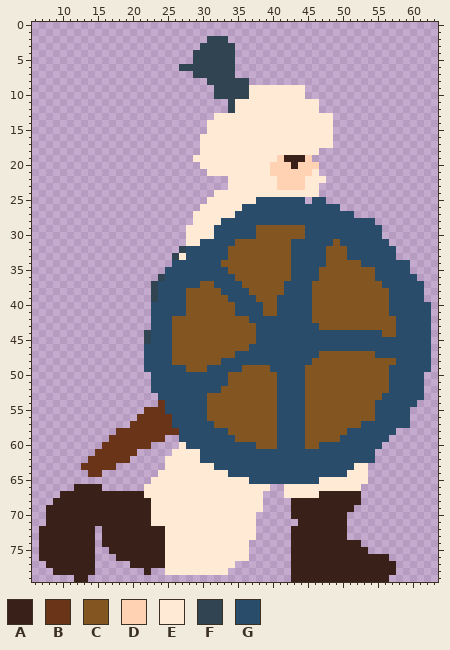
Edited in one commit: sprite sheet (data/gui/enemy3.png). The first picture shows the starting point.
The file is 80x80 pixels. Shown: x 6..63, y 0..79.
Palette (. is transparent): A #392018  B #6a3418  C #835520  D #ffd2b4  E #ffead5  F #314452  G #294c6a
Pixels before (only the part around the change), first column x 16:
 6 ...........FFFFFFFF........................
 7 .............FFFFFF........................
 8 ...............FFFFFF......................
 9 ................FFFFFEEEEEEEE..............
10 ................FFFFFEEEEEEEE..............
11 ..................FEEEEEEEEEEEE............
12 ..................FEEEEEEEEEEEE............
13 ................EEEEEEEEEEEEEEEEE..........
14 ...............EEEEEEEEEEEEEEEEEE..........
15 ...............EEEEEEEEEEEEEEEEEE..........
16 ..............EEEEEEEEEEEEEEEEEEE..........
17 ..............EEEEEEEEEEEEEEEEEEE..........
18 ..............EEEEEEEEEEEEEEEEE............
19 .............EEEEEEEEEEEEDAAAD.............
20 ..............EEEEEEEEEEDDDADDD............
21 ...............EEEEEEEEEDDDDDDE............
22 ..................EEEEEEEDDDDEEE...........
23 ..................EEEEEEEDDDDEE............
24 ................EEEEEEEEEEEEEEE............
25 ...............EEEEEEEGGGGGGG.GG...........
26 ..............EEEEEEGGGGGGGGGGGGGG.........
27 .............EEEEEEGGGGGGGGGGGGGGGGG.......
28 .............EEEEGGGGGGGGGGGGGGGGGGGGGG....
29 ............EEEEGGGGGGCCCCCCCGGGGGGGGGGG...
30 ............EEEEGGGGGGCCCCCCCGGGGGGGGGGG...
31 ............EEGGGGGCCCCCCCCGGGGGGCGGGGGGG..
32 ...........FGGGGGGCCCCCCCCCGGGGGCCCGGGGGGG.
33 ..........FEGGGGGGCCCCCCCCCGGGGGCCCGGGGGGG.
34 ..........GGGGGGGCCCCCCCCCCGGGGGCCCCCGGGGGG
35 .........GGGGGGGGGCCCCCCCCCGGGGCCCCCCCCGGGG
36 ........FGGGGGGGGGGCCCCCCCCGGGGCCCCCCCCGGGG
37 .......FGGGGGGCCGGGGCCCCCCGGGGCCCCCCCCCCGGG
38 .......FGGGGCCCCCGGGGCCCCCGGGGCCCCCCCCCCCGG
39 .......FGGGGCCCCCCGGGGCCCGGGGGCCCCCCCCCCCGG
40 .......GGGGGCCCCCCCGGGGCCGGGGGCCCCCCCCCCCGG
41 .......GGGGGCCCCCCCGGGGCCGGGGGCCCCCCCCCCCGG
42 .......GGGCCCCCCCCCCCGGGGGGGGGCCCCCCCCCCCCG
43 .......GGGCCCCCCCCCCCCGGGGGGGGGCCCCCCCCCCCG
44 ......FGGGCCCCCCCCCCCCGGGGGGGGGGGGGGGGGGCCG
45 ......FGGGCCCCCCCCCCCCGGGGGGGGGGGGGGGGGGGGG
46 ......GGGGCCCCCCCCCCCGGGGGGGGGGGGGGGGGGGGGG
47 ......GGGGCCCCCCCCCGGGGGGGGGGGGCCCCCCCCGGGG
48 ......GGGGCCCCCCCGGGGGGGGGGGGGCCCCCCCCCCCCG
49 ......GGGGGGCCCGGGGGCCCCGGGGGCCCCCCCCCCCCGG
50 .......GGGGGGGGGGGCCCCCCCGGGGCCCCCCCCCCCCGG
51 .......GGGGGGGGGGGCCCCCCCGGGGCCCCCCCCCCCCGG
52 .......GGGGGGGGGGCCCCCCCCGGGGCCCCCCCCCCCCGG
53 ........GGGGGGGCCCCCCCCCCGGGGCCCCCCCCCCCGGG
54 ........BGGGGGGCCCCCCCCCCGGGGCCCCCCCCCCGGGG
55 ......BBBGGGGGGCCCCCCCCCCGGGGCCCCCCCCCCGGGG
56 .....BBBBBGGGGGCCCCCCCCCCGGGGCCCCCCCCCCGGGG
57 ....BBBBBBGGGGGGCCCCCCCCCGGGGCCCCCCCCGGGGGG
58 ..BBBBBBBBBGGGGGGGCCCCCCCGGGGCCCCCCGGGGGGG.
59 .BBBBBBBB..GGGGGGGGCCCCCCGGGGCCCCCGGGGGGG..
60 BBBBBBB....EGGGGGGGGGGCCCGGGGCCGGGGGGGGG...
61 BBBBB.....EEEEGGGGGGGGGGGGGGGGGGGGGGGGG....
62 BBBB.....EEEEEGGGGGGGGGGGGGGGGGGGGGGGGG....
63 BB.......EEEEEEEGGGGGGGGGGGGGGGGGGGGEE.....
64 ........EEEEEEEEEEGGGGGGGGGGGGGGGGGEEE.....
65 .......EEEEEEEEEEEEEEGGGGGGGGGGEEEEEEE.....
66 ......EEEEEEEEEEEEEEEEEE..EEEEEEEEEEE......
67 AAAAAAEEEEEEEEEEEEEEEEE...EEEEEAAAAAA......
68 AAAAAAAEEEEEEEEEEEEEEEE....AAAAAAAAAA......
69 AAAAAAAEEEEEEEEEEEEEEEE....AAAAAAAAA.......
70 AAAAAAAEEEEEEEEEEEEEEE.....AAAAAAAA........
71 AAAAAAAEEEEEEEEEEEEEEE......AAAAAAA........
72 AAAAAAAAAEEEEEEEEEEEEE.....AAAAAAAA........
73 AAAAAAAAAEEEEEEEEEEEEE.....AAAAAAAA........
74 AAAAAAAAAEEEEEEEEEEEE......AAAAAAAAAA......
75 .AAAAAAAAEEEEEEEEEEEE......AAAAAAAAAAA.....
76 ..AAAAAAAEEEEEEEEEEEE......AAAAAAAAAAAAAA..
77 ....AAAAAEEEEEEEEEE........AAAAAAAAAAAAAAA.
78 ......A..EEEEEEEEE.........AAAAAAAAAAAAAAA.
79 ...........................AAAAAAAAAAAAAA..
New version:
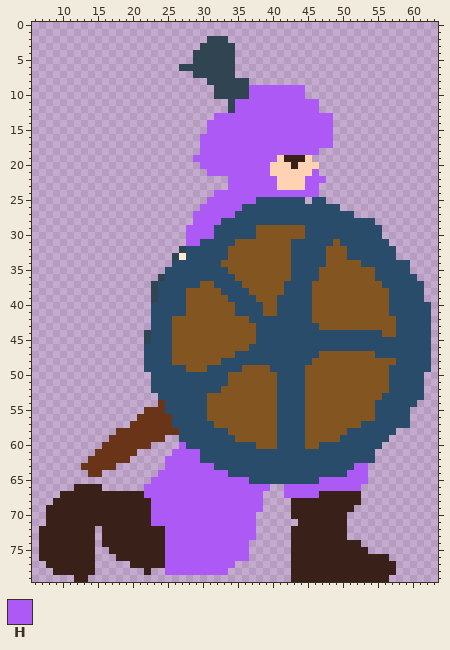
Colours new in this view: H #ac59f6
What changed:
y 9..10: x 37..44 EEEEEEEE -> HHHHHHHH
y 11..12: x 35..46 EEEEEEEEEEEE -> HHHHHHHHHHHH
y 13: x 32..48 EEEEEEEEEEEEEEEEE -> HHHHHHHHHHHHHHHHH
y 14..15: x 31..48 EEEEEEEEEEEEEEEEEE -> HHHHHHHHHHHHHHHHHH
y 16..17: x 30..48 EEEEEEEEEEEEEEEEEEE -> HHHHHHHHHHHHHHHHHHH
y 18: x 30..46 EEEEEEEEEEEEEEEEE -> HHHHHHHHHHHHHHHHH
y 19: x 29..40 EEEEEEEEEEEE -> HHHHHHHHHHHH
y 20: x 30..39 EEEEEEEEEE -> HHHHHHHHHH
y 21: x 31..39 EEEEEEEEE -> HHHHHHHHH; x 46 E -> H
y 22: x 34..40 EEEEEEE -> HHHHHHH; x 45..47 EEE -> HHH
y 23: x 34..40 EEEEEEE -> HHHHHHH; x 45..46 EE -> HH
y 24: x 32..46 EEEEEEEEEEEEEEE -> HHHHHHHHHHHHHHH
y 25: x 31..37 EEEEEEE -> HHHHHHH
y 26: x 30..35 EEEEEE -> HHHHHH
y 27: x 29..34 EEEEEE -> HHHHHH
y 28: x 29..32 EEEE -> HHHH
y 29..30: x 28..31 EEEE -> HHHH
y 31: x 28..29 EE -> HH
y 60: x 27 E -> H
y 61: x 26..29 EEEE -> HHHH
y 62: x 25..29 EEEEE -> HHHHH
y 63: x 25..31 EEEEEEE -> HHHHHHH; x 52..53 EE -> HH
y 64: x 24..33 EEEEEEEEEE -> HHHHHHHHHH; x 51..53 EEE -> HHH
y 65: x 23..36 EEEEEEEEEEEEEE -> HHHHHHHHHHHHHH; x 47..53 EEEEEEE -> HHHHHHH
y 66: x 22..39 EEEEEEEEEEEEEEEEEE -> HHHHHHHHHHHHHHHHHH; x 42..52 EEEEEEEEEEE -> HHHHHHHHHHH
y 67: x 22..38 EEEEEEEEEEEEEEEEE -> HHHHHHHHHHHHHHHHH; x 42..46 EEEEE -> HHHHH
y 68..69: x 23..38 EEEEEEEEEEEEEEEE -> HHHHHHHHHHHHHHHH
y 70..71: x 23..37 EEEEEEEEEEEEEEE -> HHHHHHHHHHHHHHH
y 72..73: x 25..37 EEEEEEEEEEEEE -> HHHHHHHHHHHHH
y 74..76: x 25..36 EEEEEEEEEEEE -> HHHHHHHHHHHH
y 77: x 25..34 EEEEEEEEEE -> HHHHHHHHHH
y 78: x 25..33 EEEEEEEEE -> HHHHHHHHH
Boxes around the changes in both pictures, in picture pixels (x1, y1, x2, y2):
changed: (186, 85, 333, 246)
changed: (144, 442, 368, 575)
